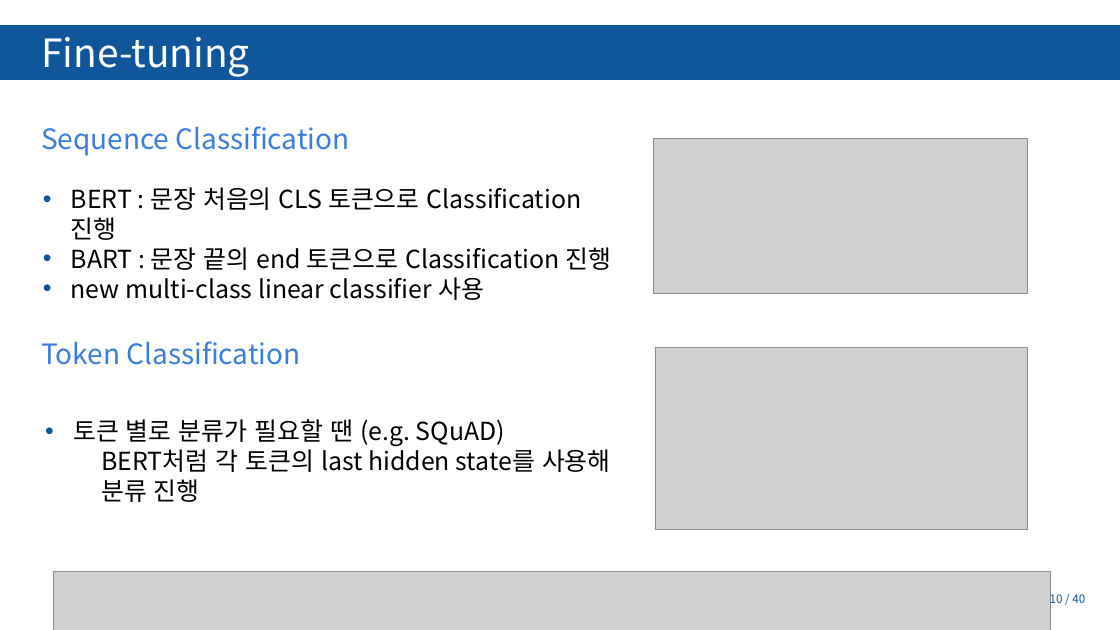
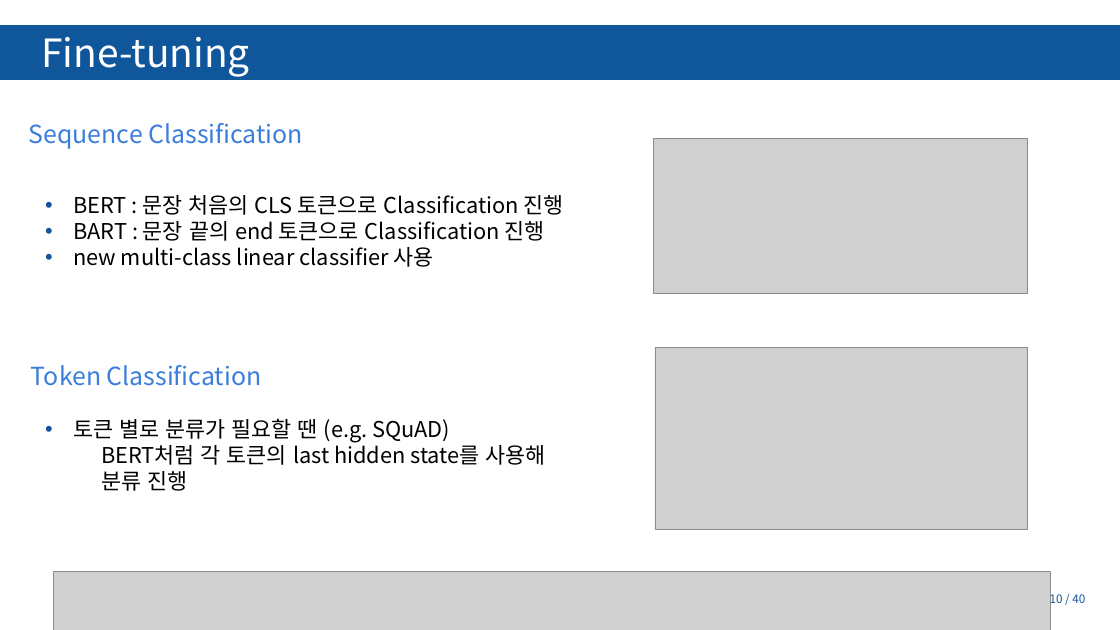
Before and after one commit to Tiabet/Paper-for-ML-DL, a slide deck: slide 10 of 세미나/BART_김정현.pptx. Drawn at 1120x630 pixels with LibreOffice and Linux fonts; fonts in the diff are those of the drawing; grey boxes stand for pictures; background and template pictures are left out. Boxes give left, top, right and bottom in pixels: in the first picture for what was removed or moved away, otherwise in the second. Text is boxed around its words. In the diff, an @@ line names an element or a change of style, - is before the commit and + after.

```diff
--- a/세미나/BART_김정현.pptx
+++ b/세미나/BART_김정현.pptx
@@ text "Sequence Classification": place and size @@
-text "Sequence Classification" at [41,126,350,156]
+text "Sequence Classification" at [29,123,303,149]
@@ text "Sequence Classification" at [29,123,303,149]: size 36 to 32 pt @@
@@ text "BERT : 문장 처음의 CLS ..." at [73,195,564,267]: size 32 to 28 pt @@
@@ text "BERT : 문장 처음의 CLS ...": place and size @@
-text "BERT : 문장 처음의 CLS ..." at [71,187,612,300]
+text "BERT : 문장 처음의 CLS ..." at [73,195,564,267]
@@ text "Token Classification" at [31,365,262,386]: size 36 to 32 pt @@
@@ text "Token Classification": place and size @@
-text "Token Classification" at [41,341,301,365]
+text "Token Classification" at [31,365,262,386]
@@ text "토큰 별로 분류가 필요할 땐 ..." at [73,418,546,491]: size 32 to 28 pt @@
```
Also in this commit, not shown: 20 other slides changed, 1 slide added, 1 slide removed, 2 other files.
